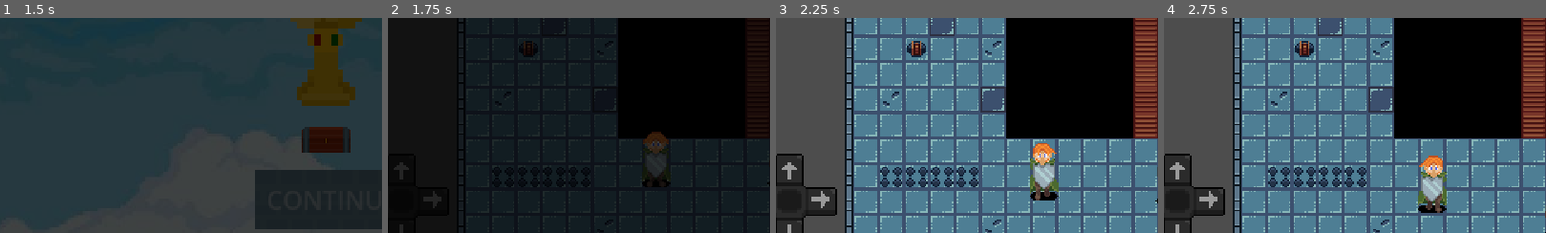
Above: before the commit, frames 1-4 (left to right).
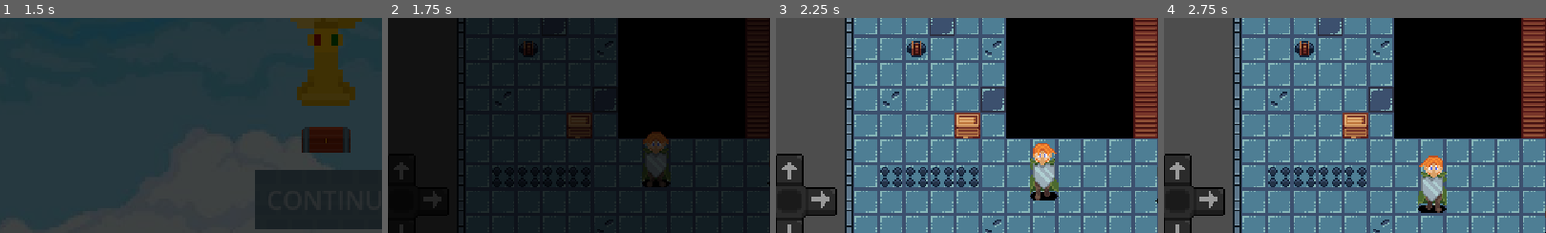
Above: after the commit, the same moments.

Repository: gumaciel/awesome-game-jam-01
Game: Godot game, scene res://scenes/main/main.tscn
The game is run twice, just before and just after one commit, with the same random seed, the same clock (stepped at 60 frames per second) and the same inputs. The engine's default icon, where the game draws it, is replaced by a stand-in: a white triangle on a blue panel in a dark square. Sound files missing from this copy of the repository are replaced by a short silence.
Inputs (mouse positions are % of the whole screen's width and height, from its top left):
- Up to frame 1 (1.5 s): click "CONTINUE" at 0.5 s; move the mouse to (72, 45) at 1.27 s; hold D (move_right) from 1.28 s (still down); hold J (alternate) from 1.28 s (still down); click (72, 45) at 1.42 s
- Up to frame 2 (1.75 s): keep holding D (move_right); keep holding J (alternate)
- Up to frame 3 (2.25 s): move the mouse to (30, 55) at 2.02 s; release D (move_right) at 2.03 s; release J (alternate) at 2.03 s; hold S (move_down) from 2.03 s (still down); tap J (alternate) at 2.1 s
- Up to frame 4 (2.75 s): keep holding S (move_down)
The pictures show only the part of the screen within x 7-57%, y 37-87%; the shares and areas given below are measured in that part.

Frame 1 is identical in both runs. In frame 2, 0.3% of the frame differs, in the area x 47-53%, y 44-56%; in frame 3, 0.8%, in the area x 46-54%, y 44-56%; in frame 4, 0.8%.

Commit message:
adicionando a caixa na cena

Diff:
--- a/scenes/levels/test_scene.tscn
+++ b/scenes/levels/test_scene.tscn
@@ -12,6 +12,7 @@
 [ext_resource type="PackedScene" uid="uid://dl3ttrlhekoyu" path="res://scenes/prefabs/chest.tscn" id="8_uqrte"]
 [ext_resource type="PackedScene" uid="uid://c1vpo374p7liy" path="res://scenes/prefabs/button.tscn" id="9_5akqn"]
 [ext_resource type="PackedScene" uid="uid://cqu45akdgiwwe" path="res://scenes/prefabs/arrow_canon.tscn" id="10_fnev7"]
+[ext_resource type="PackedScene" uid="uid://cb0u33jttrs3u" path="res://scenes/prefabs/wood_box.tscn" id="13_tkx2k"]
 
 [node name="TestScene" type="Control"]
 layout_mode = 3
@@ -53,6 +54,9 @@
 [node name="FireCanon" parent="." instance=ExtResource("6_shbqr")]
 position = Vector2(89, 38)
 
+[node name="WoodBox" parent="." instance=ExtResource("13_tkx2k")]
+position = Vector2(152, 168)
+
 [node name="Door" parent="." instance=ExtResource("7_7678i")]
 position = Vector2(352, 150)
 
--- a/scenes/prefabs/wood_box.tscn
+++ b/scenes/prefabs/wood_box.tscn
@@ -4,7 +4,7 @@
 [ext_resource type="Texture2D" uid="uid://bk82ayru8eqvi" path="res://assets/objects/wood_box_base.tres" id="1_x0tcr"]
 
 [sub_resource type="RectangleShape2D" id="RectangleShape2D_yfenb"]
-size = Vector2(14, 14)
+size = Vector2(16, 16)
 
 [node name="WoodBox" type="Area2D"]
 position = Vector2(-4, 0)
Not shown: 1 places in scenes/levels/test_scene.tscn that only renumber resources
